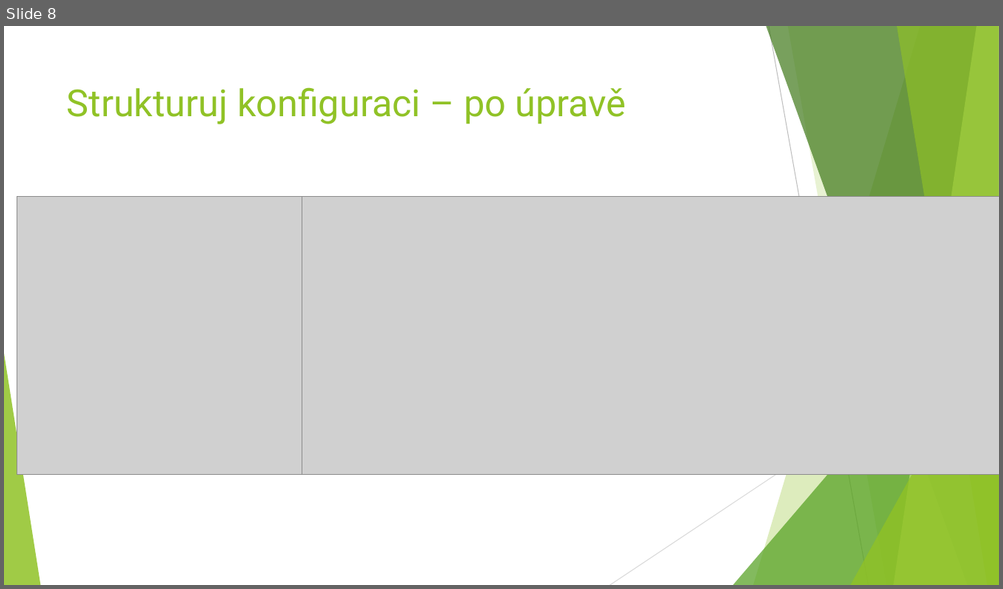
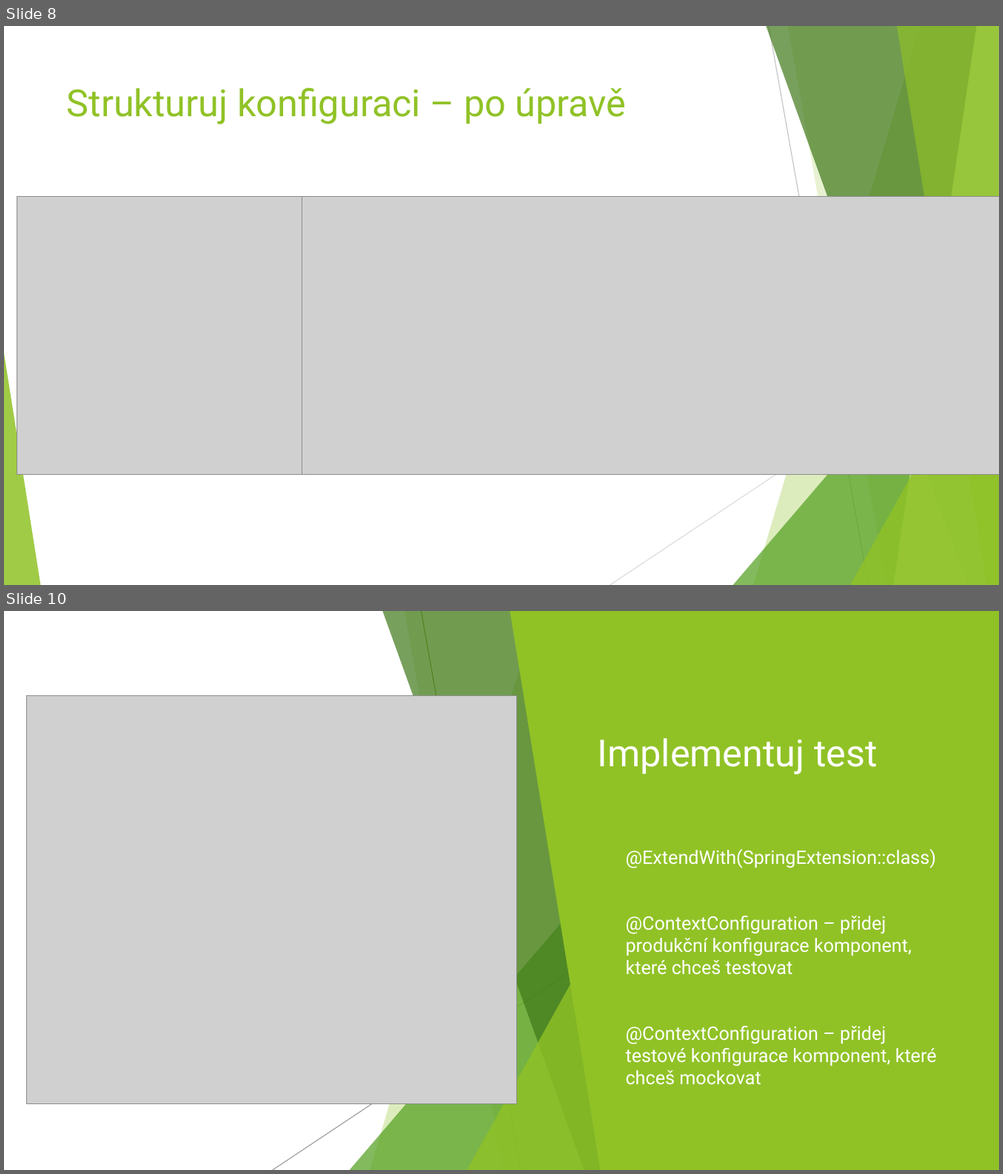
Before and after one commit to linhartJ/integration-testing, a slide deck: doc/Quadient-prezentace.pptx. Shown one above the other, each under a label of ours: slide 8 before the commit, slides 8 and 10 after it; the slides between them are not shown. The pictures are 1003x589 and 1003x1174 pixels, drawn with LibreOffice and Linux fonts; fonts in the diff are those of the drawing; grey boxes stand for pictures. Boxes give left, top, right and bottom in pixels: in the first picture for what was removed or moved away, otherwise in the second. Text is boxed around its words. In the diff, an @@ line names an element or a change of style, - is before the commit and + after.

```diff
--- a/doc/Quadient-prezentace.pptx
+++ b/doc/Quadient-prezentace.pptx
@@ slide 10 added at <box>4,611,999,1170</box>, background #FFFFFF; not listed: 10 template elements that a slide beside it also shows @@
@@ rectangle added at <box>4,611,999,1170</box>, fill #FFFFFF @@
@@ freeform shape added at <box>370,611,615,1170</box>, fill #90C226 at 30% opacity @@
@@ freeform shape added at <box>382,611,615,1170</box>, fill #3F7819 at 70% opacity @@
@@ freeform shape added at <box>404,611,615,1170</box>, fill #90C226 at 20% opacity @@
@@ line added from (421, 611) to (521, 1170), #6C921D 0.75 pt @@
@@ freeform shape added at <box>510,611,999,1170</box>, fill #90C226 @@
@@ picture added at <box>26,695,517,1104</box> @@
@@ title added at <box>597,738,877,775</box>, 36 pt, text #FFFFFF @@
+Implementuj test
@@ text added at <box>626,849,936,1085</box>, 18 pt, text #FFFFFF @@
+▶ @ExtendWith(SpringExtension::class)
+▶ @ContextConfiguration – přidej produkční konfigurace komponent, které chceš testovat
+▶ @ContextConfiguration – přidej testové konfigurace komponent, které chceš mockovat
@@ triangle added at <box>350,860,615,1170</box>, fill #54A021 at 72% opacity @@
@@ line added from (661, 911) to (273, 1170), #808080 0.75 pt @@
@@ triangle added at <box>466,904,615,1170</box>, fill #90C226 at 80% opacity @@
```
Also in this commit, not shown: 2 slides changed.
